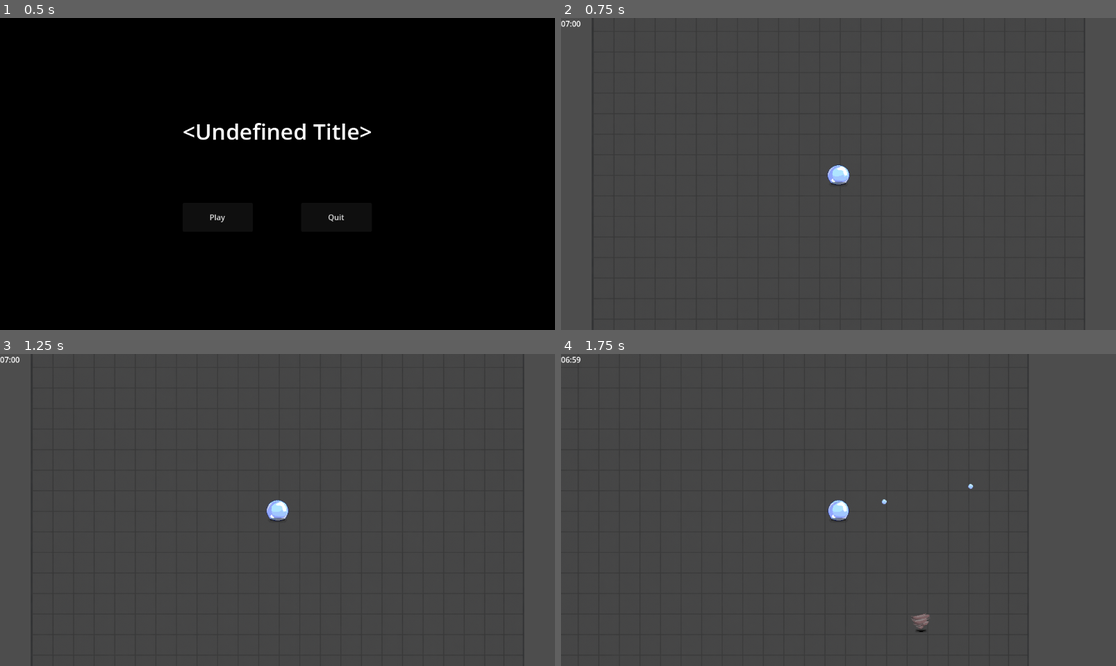
Above: before the commit, frames 1-4 (two rows, left to right).
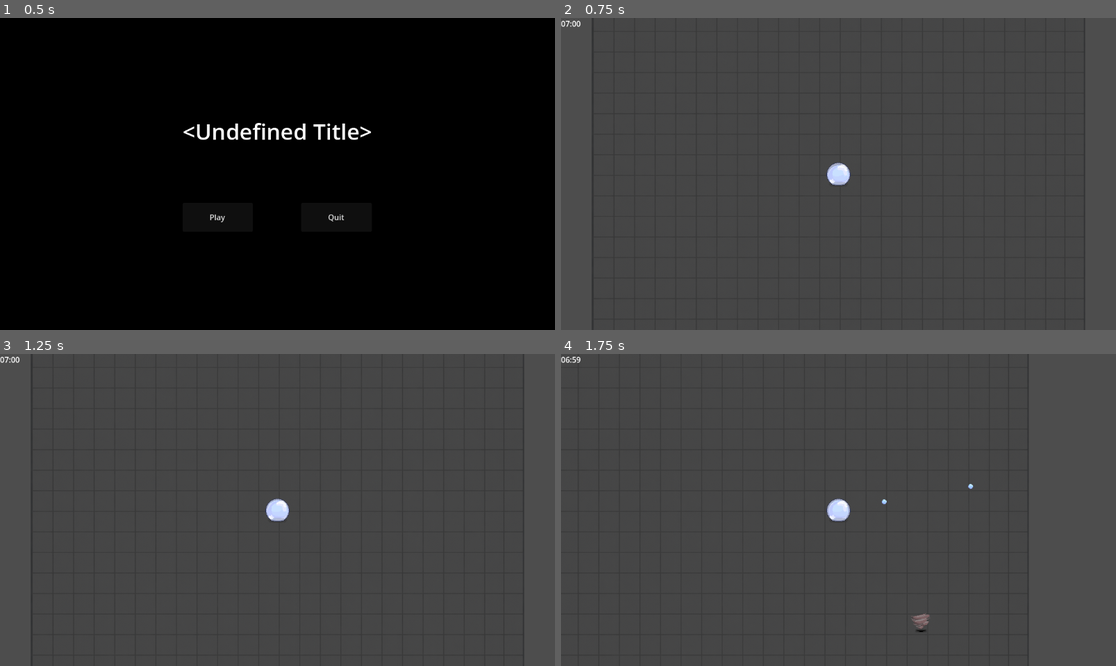
Above: after the commit, the same moments.

Repository: haom1ng7/SurvivorsLike
Game: Godot game, scene res://Scenes/StartMenu.tscn
The game is run twice, just before and just after one commit, with the same random seed, the same clock (stepped at 60 frames per second) and the same inputs.
Inputs (mouse positions are in pixels of both pictures, inside the frame that each line leads up to):
- Up to frame 1 (0.5 s): no input
- Up to frame 2 (0.75 s): click "Play" at 0.5 s
- Up to frame 3 (1.25 s): no input
- Up to frame 4 (1.75 s): tap Enter at 1.25 s; move the mouse to (960, 494) at 1.27 s; press the mouse at (960, 494) at 1.28 s; hold D (move_right) from 1.28 s (still down)

Frame 1 is identical in both runs. In frame 2, 0.2% of the frame differs, in the area x 47-53%, y 46-54%; in frame 3, 0.2%; in frame 4, 0.2%.

Commit message:
护盾动画接入, 相关逻辑实现, 修复了掉落物不显示的bug

Diff:
--- a/Scenes/Player.tscn
+++ b/Scenes/Player.tscn
@@ -6,6 +6,11 @@
 [ext_resource type="Texture2D" uid="uid://c423rh5hvkjri" path="res://Assets/Animation/bubble_died(64x64).png" id="4_5ixxa"]
 [ext_resource type="Texture2D" uid="uid://2mtb5kxe3kfx" path="res://Assets/Animation/bubble_idle(64x64).png" id="5_nn08x"]
 [ext_resource type="Texture2D" uid="uid://cyprxinxin7ny" path="res://Assets/Textures/shade_bubble.png" id="6_nn08x"]
+[ext_resource type="Texture2D" uid="uid://bqielvnfuc8dt" path="res://Assets/Textures/shield.png" id="7_ksbbd"]
+[ext_resource type="Texture2D" uid="uid://c4i0abtcoiqh7" path="res://Assets/Textures/shield_stronger.png" id="8_glx4g"]
+[ext_resource type="Texture2D" uid="uid://dkdfasau046yu" path="res://Assets/Animation/shield_damaged(64x64).png" id="9_miouo"]
+[ext_resource type="Texture2D" uid="uid://bi3bsej13x5gj" path="res://Assets/Animation/shield_destroyed(64x64).png" id="10_o3h8g"]
+[ext_resource type="Texture2D" uid="uid://djaawgbrl82gw" path="res://Assets/Animation/shield_regained(64x64).png" id="11_1e7my"]
 
 [sub_resource type="CircleShape2D" id="CircleShape2D_dewec"]
 
@@ -127,6 +132,125 @@
 "speed": 6.0
 }]
 
+[sub_resource type="AtlasTexture" id="AtlasTexture_x63xi"]
+atlas = ExtResource("9_miouo")
+region = Rect2(0, 0, 64, 64)
+
+[sub_resource type="AtlasTexture" id="AtlasTexture_i2e8t"]
+atlas = ExtResource("9_miouo")
+region = Rect2(64, 0, 64, 64)
+
+[sub_resource type="AtlasTexture" id="AtlasTexture_qidb7"]
+atlas = ExtResource("9_miouo")
+region = Rect2(128, 0, 64, 64)
+
+[sub_resource type="AtlasTexture" id="AtlasTexture_70hv0"]
+atlas = ExtResource("9_miouo")
+region = Rect2(192, 0, 64, 64)
+
+[sub_resource type="AtlasTexture" id="AtlasTexture_8flut"]
+atlas = ExtResource("10_o3h8g")
+region = Rect2(0, 0, 64, 64)
+
+[sub_resource type="AtlasTexture" id="AtlasTexture_u7x0b"]
+atlas = ExtResource("10_o3h8g")
+region = Rect2(64, 0, 64, 64)
+
+[sub_resource type="AtlasTexture" id="AtlasTexture_utwlt"]
+atlas = ExtResource("10_o3h8g")
+region = Rect2(128, 0, 64, 64)
+
+[sub_resource type="AtlasTexture" id="AtlasTexture_kih0c"]
+atlas = ExtResource("10_o3h8g")
+region = Rect2(192, 0, 64, 64)
+
+[sub_resource type="AtlasTexture" id="AtlasTexture_lyrkg"]
+atlas = ExtResource("11_1e7my")
+region = Rect2(0, 0, 64, 64)
+
+[sub_resource type="AtlasTexture" id="AtlasTexture_c43xd"]
+atlas = ExtResource("11_1e7my")
+region = Rect2(64, 0, 64, 64)
+
+[sub_resource type="AtlasTexture" id="AtlasTexture_avx33"]
+atlas = ExtResource("11_1e7my")
+region = Rect2(128, 0, 64, 64)
+
+[sub_resource type="SpriteFrames" id="SpriteFrames_rxg2u"]
+animations = [{
+"frames": [{
+"duration": 1.0,
+"texture": null
+}],
+"loop": true,
+"name": &"1_hp",
+"speed": 5.0
+}, {
+"frames": [{
+"duration": 1.0,
+"texture": ExtResource("7_ksbbd")
+}],
+"loop": true,
+"name": &"2_hp",
+"speed": 5.0
+}, {
+"frames": [{
+"duration": 1.0,
+"texture": ExtResource("8_glx4g")
+}],
+"loop": true,
+"name": &"3_hp",
+"speed": 5.0
+}, {
+"frames": [{
+"duration": 1.0,
+"texture": SubResource("AtlasTexture_x63xi")
+}, {
+"duration": 1.0,
+"texture": SubResource("AtlasTexture_i2e8t")
+}, {
+"duration": 1.0,
+"texture": SubResource("AtlasTexture_qidb7")
+}, {
+"duration": 1.0,
+"texture": SubResource("AtlasTexture_70hv0")
+}],
+"loop": false,
+"name": &"damaged",
+"speed": 5.0
+}, {
+"frames": [{
+"duration": 1.0,
+"texture": SubResource("AtlasTexture_8flut")
+}, {
+"duration": 1.0,
+"texture": SubResource("AtlasTexture_u7x0b")
+}, {
+"duration": 1.0,
+"texture": SubResource("AtlasTexture_utwlt")
+}, {
+"duration": 1.0,
+"texture": SubResource("AtlasTexture_kih0c")
+}],
+"loop": false,
+"name": &"destroyed",
+"speed": 5.0
+}, {
+"frames": [{
+"duration": 1.0,
+"texture": SubResource("AtlasTexture_lyrkg")
+}, {
+"duration": 1.0,
+"texture": SubResource("AtlasTexture_c43xd")
+}, {
+"duration": 1.0,
+"texture": SubResource("AtlasTexture_avx33")
+}],
+"loop": false,
+"name": &"regained",
+"speed": 5.0
+}]
+
 [node name="Player" type="CharacterBody2D"]
 collision_mask = 26
 script = ExtResource("1_kyqiw")
@@ -149,5 +273,9 @@
 
 [node name="Camera2D" type="Camera2D" parent="."]
 
-[node name="Sprite2D" type="Sprite2D" parent="."]
+[node name="Shade" type="Sprite2D" parent="."]
 texture = ExtResource("6_nn08x")
+
+[node name="ShieldSprite" type="AnimatedSprite2D" parent="."]
+sprite_frames = SubResource("SpriteFrames_rxg2u")
+animation = &"regained"
--- a/Scripts/Player.gd
+++ b/Scripts/Player.gd
@@ -5,7 +5,7 @@
 signal exp_changed(exp, exp_to_next, level)
 signal died
 
-@export var max_hp := 100.0
+@export var max_hp := 3.0 # 改为个位数层数
 @export var move_speed := 260.0
 @export var attack := 10.0
 @export var attack_speed := 4.0
@@ -13,11 +13,12 @@
 @export var projectile_count := 1
 @export var spread_arc := 15.0
 
-@export var regen_delay := 3.0
-@export var regen_per_sec := 6.0
+@export var regen_delay := 5.0 # 受伤后回盾冷却
+@export var regen_time_needed := 3.0 # 每回复一层需要的时间
 
-var hp := 100.0
+var hp := 3.0
 var last_damage_time := 0.0
+var regen_acc := 0.0 # 回血累积计时器
 
 var level := 1
 var current_exp := 0
@@ -33,6 +34,7 @@
 
 	# 播放待机动画
 	$AnimatedSprite2D.play("idle")
+	_update_shield_visual(hp, hp)
 
 func _process(delta):
 	# look_at(get_global_mouse_position()) # 移除角色跟随鼠标旋转
@@ -48,13 +50,22 @@
 	global_position = Vector2.ZERO # 居中
 
 func _handle_regen(delta):
-	if hp <= 0: return
+	if hp <= 0 or hp >= max_hp:
+		regen_acc = 0.0
+		return
+
 	var t := Time.get_ticks_msec() / 1000.0
-	if t - last_damage_time >= regen_delay and hp < max_hp:
-		hp = min(max_hp, hp + regen_per_sec * delta)
-		emit_signal("hp_changed", hp, max_hp)
+	if t - last_damage_time >= regen_delay:
+		regen_acc += delta
+		if regen_acc >= regen_time_needed:
+			regen_acc = 0.0
+			var old_hp := hp
+			hp += 1.0
+			# 播放护盾恢复动画
+			emit_signal("hp_changed", hp, max_hp)
+			_update_shield_visual(hp, old_hp)
 
-func take_damage(amount: float):
+func take_damage(_amount: float): # 忽略传入伤害值，固定扣1
 	if hp <= 0: return
 
 	# 无敌帧判定 (1.0秒)
@@ -62,15 +73,53 @@
 	if time_now - last_damage_time < 1.0:
 		return
 
-	hp -= amount
+	var old_hp := hp
+	hp -= 1.0 # 每次爆一层
 	last_damage_time = time_now
+	regen_acc = 0.0 # 重置回血计时
+
 	emit_signal("hp_changed", hp, max_hp)
+	_update_shield_visual(hp, old_hp)
+
 	if hp <= 0:
 		$AnimatedSprite2D.play("die")
+		if has_node("ShieldSprite"): $ShieldSprite.visible = false # 死亡隐藏护盾
 		set_physics_process(false) # 禁用移动
 		set_process(false)         # 禁用瞄准/其他每帧逻辑
 		emit_signal("died")
 
+func _update_shield_visual(current: float, old: float):
+	if not has_node("ShieldSprite"): return
+	var s := get_node("ShieldSprite") as AnimatedSprite2D
+
+	if current < old:
+		# 受伤
+		if current <= 0:
+			s.play("destroyed")
+		else:
+			s.play("damaged")
+			# 播放完受击动画后，恢复到对应血量的静态帧（暂时简化）
+			await s.animation_finished
+			_show_static_shield(s, current)
+	elif current > old:
+		# 回血
+		s.play("regained")
+		await s.animation_finished
+		_show_static_shield(s, current)
+	else:
+		# 初始化
+		_show_static_shield(s, current)
+
+func _show_static_shield(s: AnimatedSprite2D, val: float):
+	# 根据血量不同状态显示
+	if val >= 3:
+		s.play("3_hp")
+	elif val == 2:
+		s.play("2_hp")
+	elif val == 1:
+		s.play("1_hp")
+	else:
+		s.play("destroyed") # 隐藏
 func add_exp(amount: int):
 	current_exp += amount
 	while current_exp >= exp_to_next:
--- a/Scripts/Relics.gd
+++ b/Scripts/Relics.gd
@@ -5,8 +5,8 @@
 	"atk_up": {name="锋刃碎片", desc="攻击力 +20%", apply=func(p): p.attack *= 1.2},
 	"spd_up": {name="疾行刻印", desc="移动速度 +15%", apply=func(p): p.move_speed *= 1.15},
 	"as_up":  {name="连发机芯", desc="攻速 +25%", apply=func(p): p.attack_speed *= 1.25},
-	"hp_up":  {name="血契护符", desc="最大生命 +25", apply=func(p): p.max_hp += 25; p.hp = min(p.max_hp, p.hp + 25)},
-	"regen":  {name="自愈纹章", desc="回血速度 +50%", apply=func(p): p.regen_per_sec *= 1.5},
+	"hp_up":  {name="血契护符", desc="最大生命 +1", apply=func(p): p.max_hp += 1; p.hp += 1},
+	"regen":  {name="自愈纹章", desc="回盾速度 +20%", apply=func(p): p.regen_time_needed *= 0.8},
 	"double_shot": {name="双重镜像", desc="投射物数量 +1, 伤害 -10%", apply=func(p): p.projectile_count += 1; p.attack *= 0.9},
 	"shotgun": {name="散射棱镜", desc="投射物数量 +2, 散布变大", apply=func(p): p.projectile_count += 2; p.spread_arc += 15.0; p.attack *= 0.8},
 }
--- a/Scripts/Shared.gd
+++ b/Scripts/Shared.gd
@@ -11,6 +11,8 @@
 
 func setup_world(pos: Vector2):
 	world_pos = world.wrap_offset(pos)
+	# 立即更新一次位置，防止首帧闪烁
+	global_position = world.world_to_screen(world_pos)
 
 func _ready():
 	body_entered.connect(_on_body_entered)
Not shown: 1 places in Scenes/Player.tscn that only renumber resources
Not shown, removed: Temp/Commit_Message.txt
Not shown, removed: Temp/Asset_Replacement_Plan.md
Not shown, removed: Temp/Needs_Organized.md
Not shown, removed: Temp/Task_Plan.md
